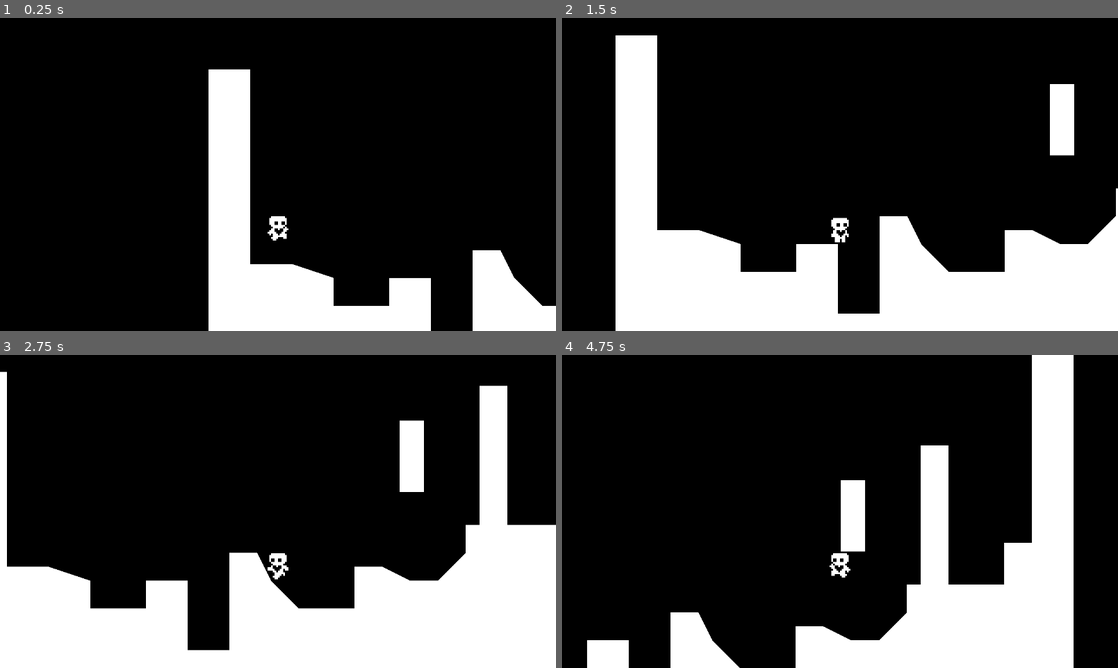
Above: before the commit, frames 1-4 (two rows, left to right).
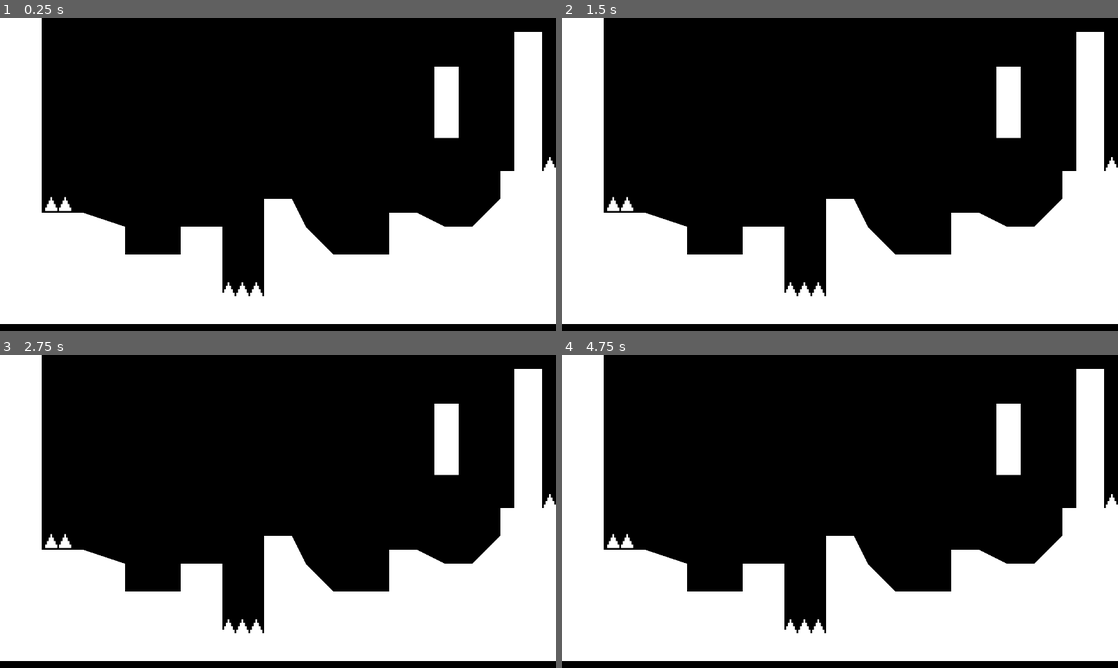
Above: after the commit, the same moments.

Repository: GreyCDevs/platformer-godot-practice
Game: Godot game, scene res://Scenes/world/world.tscn
The game is run twice, just before and just after one commit, with the same random seed, the same clock (stepped at 60 frames per second) and the same inputs.
Inputs:
- Up to frame 1 (0.25 s): no input
- Up to frame 2 (1.5 s): hold Right (ui_right) from 0.53 s (still down); tap Up (ui_up) at 0.77 s
- Up to frame 3 (2.75 s): tap Up (ui_up) at 1.52 s; release Right (ui_right) at 2.03 s; hold Left (ui_left) from 2.03 s (still down)
- Up to frame 4 (4.75 s): release Left (ui_left) at 2.78 s; hold Right (ui_right) 2.78-4.28 s; tap Up (ui_up) at 3.02, 3.77, 4.52 s; hold Left (ui_left) from 4.28 s (still down)

The runs differ from the first frame. In frame 1, 38% of the frame differs, in the area x 0-100%, y 0-100%; in frame 2, 29%; in frame 3, 23%; in frame 4, 37%.

Commit message:
add hazards

Diff:
--- /dev/null
+++ b/Scenes/dangers/hazard_area/hazard_area.tscn
@@ -0,0 +1,5 @@
+[gd_scene format=3 uid="uid://bhkb1xcvfol3j"]
+
+[node name="HazardArea" type="Area2D"]
+collision_layer = 4
+collision_mask = 0
--- /dev/null
+++ b/Scenes/dangers/spikes/spikes.tscn
@@ -0,0 +1,18 @@
+[gd_scene load_steps=3 format=3 uid="uid://dwal5ust4jb7m"]
+
+[ext_resource type="Texture2D" uid="uid://bbv0vipxqfemh" path="res://resources/images/dangers/spikes.png" id="1_0ho60"]
+[ext_resource type="PackedScene" uid="uid://bhkb1xcvfol3j" path="res://scenes/dangers/hazard_area/hazard_area.tscn" id="2_7l3x5"]
+
+[node name="Spikes" type="Node2D"]
+
+[node name="Sprite2D" type="Sprite2D" parent="."]
+position = Vector2(8, -8)
+texture = ExtResource("1_0ho60")
+
+[node name="HazardArea" parent="." instance=ExtResource("2_7l3x5")]
+
+[node name="CollisionPolygon2D" type="CollisionPolygon2D" parent="HazardArea"]
+polygon = PackedVector2Array(0, 0, 3, -5, 4, -5, 7, 0)
+
+[node name="CollisionPolygon2D2" type="CollisionPolygon2D" parent="HazardArea"]
+polygon = PackedVector2Array(8, 0, 11, -5, 12, -5, 15, 0)
--- a/Scenes/player/player.gd
+++ b/Scenes/player/player.gd
@@ -90,3 +90,7 @@
 
 func handle_character_orientation (input_axis: float) -> void:
 	animated_sprite_2d.flip_h = input_axis < 0
+
+
+func _on_hazard_detector_area_entered(area: Area2D) -> void:
+	queue_free()
--- a/Scenes/player/player.tscn
+++ b/Scenes/player/player.tscn
@@ -85,8 +85,12 @@
 script/source = "extends CollisionShape2D
 "
 
+[sub_resource type="RectangleShape2D" id="RectangleShape2D_gmlin"]
+size = Vector2(6, 12)
+
 [node name="player" type="CharacterBody2D"]
-position = Vector2(-8, -8)
+collision_layer = 2
+collision_mask = 5
 floor_constant_speed = true
 floor_max_angle = 1.0472
 floor_snap_length = 3.0
@@ -94,18 +98,30 @@
 movement_data = ExtResource("2_mxepk")
 
 [node name="AnimatedSprite2D" type="AnimatedSprite2D" parent="."]
-position = Vector2(8, -2)
+position = Vector2(0, -10)
 sprite_frames = SubResource("SpriteFrames_t3oqc")
 animation = &"idle"
 
-[node name="Camera2D" type="Camera2D" parent="AnimatedSprite2D"]
-position = Vector2(0, -30)
-
 [node name="CollisionShape2D" type="CollisionShape2D" parent="."]
-position = Vector2(8, -0.0714254)
+position = Vector2(4.76837e-07, -8.07142)
 scale = Vector2(1.07143, 1.07143)
 shape = SubResource("RectangleShape2D_kf5c0")
 script = SubResource("GDScript_mxepk")
 
 [node name="CoyoteJumpTimer" type="Timer" parent="."]
 wait_time = 0.1
+
+[node name="Camera2D" type="Camera2D" parent="."]
+position = Vector2(0, -40)
+
+[node name="HazardDetector" type="Area2D" parent="."]
+position = Vector2(-8, -8)
+collision_layer = 0
+collision_mask = 4
+
+[node name="CollisionShape2D" type="CollisionShape2D" parent="HazardDetector"]
+position = Vector2(8, 1)
+shape = SubResource("RectangleShape2D_gmlin")
+debug_color = Color(0.727436, 0.375093, 0.750496, 0.42)
+
+[connection signal="area_entered" from="HazardDetector" to="." method="_on_hazard_detector_area_entered"]
--- a/Scenes/world/world.gd
+++ b/Scenes/world/world.gd
@@ -1,8 +1,8 @@
 extends Node2D
 
 
-@onready var collision_polygon_2d: CollisionPolygon2D = $StaticBody2D/CollisionPolygon2D
-@onready var polygon_2d: Polygon2D = $StaticBody2D/CollisionPolygon2D/Polygon2D
+@onready var collision_polygon_2d: CollisionPolygon2D = $Escenario/CollisionPolygon2D
+@onready var polygon_2d: Polygon2D = $Escenario/CollisionPolygon2D/Polygon2D
 
 func _ready() -> void:
 	polygon_2d.polygon = collision_polygon_2d.polygon
--- a/Scenes/world/world.tscn
+++ b/Scenes/world/world.tscn
@@ -1,7 +1,8 @@
-[gd_scene load_steps=4 format=3 uid="uid://q67b1f5uuoha"]
+[gd_scene load_steps=5 format=3 uid="uid://q67b1f5uuoha"]
 
 [ext_resource type="Script" uid="uid://dcbwj3mc75n72" path="res://scenes/world/world.gd" id="1_evtuc"]
 [ext_resource type="PackedScene" uid="uid://1rrvx57k2cva" path="res://scenes/player/player.tscn" id="2_myojr"]
+[ext_resource type="PackedScene" uid="uid://dwal5ust4jb7m" path="res://scenes/dangers/spikes/spikes.tscn" id="3_1fp7r"]
 
 [sub_resource type="RectangleShape2D" id="RectangleShape2D_myojr"]
 size = Vector2(13, 41)
@@ -9,25 +10,42 @@
 [node name="World" type="Node2D"]
 script = ExtResource("1_evtuc")
 
-[node name="StaticBody2D" type="StaticBody2D" parent="."]
+[node name="Escenario" type="StaticBody2D" parent="."]
+collision_mask = 0
 
-[node name="CollisionPolygon2D" type="CollisionPolygon2D" parent="StaticBody2D"]
+[node name="CollisionPolygon2D" type="CollisionPolygon2D" parent="Escenario"]
 polygon = PackedVector2Array(0, 0, 24, 0, 24, 112, 48, 112, 72, 120, 72, 136, 104, 136, 104, 120, 128, 120, 128, 160, 1 …(216 unchanged characters)…
 
-[node name="Polygon2D" type="Polygon2D" parent="StaticBody2D/CollisionPolygon2D"]
+[node name="Polygon2D" type="Polygon2D" parent="Escenario/CollisionPolygon2D"]
 
-[node name="player" parent="StaticBody2D" instance=ExtResource("2_myojr")]
-position = Vector2(32, 64)
+[node name="player" parent="Escenario" instance=ExtResource("2_myojr")]
+position = Vector2(33, 95)
 
-[node name="StaticBody2D2" type="StaticBody2D" parent="."]
+[node name="Bloque" type="StaticBody2D" parent="."]
+collision_mask = 0
 
-[node name="CollisionShape2D" type="CollisionShape2D" parent="StaticBody2D2"]
+[node name="CollisionShape2D" type="CollisionShape2D" parent="Bloque"]
 position = Vector2(257, 49)
 shape = SubResource("RectangleShape2D_myojr")
 
-[node name="ColorRect" type="ColorRect" parent="StaticBody2D2/CollisionShape2D"]
+[node name="ColorRect" type="ColorRect" parent="Bloque/CollisionShape2D"]
 offset_left = -7.0
 offset_top = -21.0
 offset_right = 7.0
 offset_bottom = 20.0
 metadata/_edit_use_anchors_ = true
+
+[node name="Spikes2" parent="." instance=ExtResource("3_1fp7r")]
+position = Vector2(128, 160)
+
+[node name="Spikes3" parent="." instance=ExtResource("3_1fp7r")]
+position = Vector2(136, 160)
+
+[node name="Spikes4" parent="." instance=ExtResource("3_1fp7r")]
+position = Vector2(313, 88)
+
+[node name="Spikes5" parent="." instance=ExtResource("3_1fp7r")]
+position = Vector2(329, 88)
+
+[node name="Spikes6" parent="." instance=ExtResource("3_1fp7r")]
+position = Vector2(26, 111)
--- a/project.godot
+++ b/project.godot
@@ -23,6 +23,12 @@
 window/size/window_height_override=720
 window/stretch/mode="canvas_items"
 
+[layer_names]
+
+2d_physics/layer_1="World"
+2d_physics/layer_2="Player"
+2d_physics/layer_3="Hazard"
+
 [rendering]
 
 textures/canvas_textures/default_texture_filter=0
Not shown: 1 places in Scenes/player/player.tscn that only renumber resources
